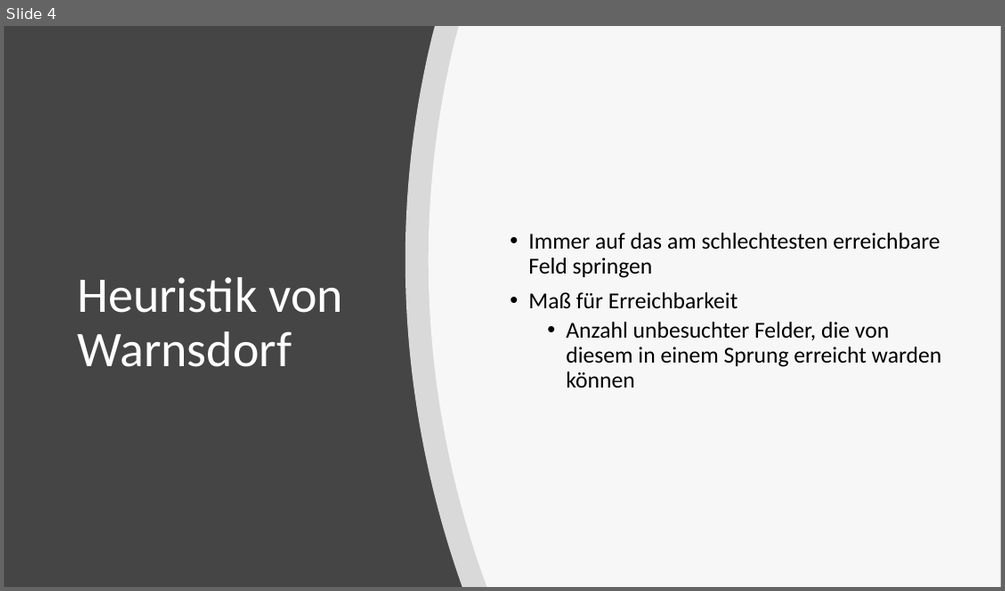
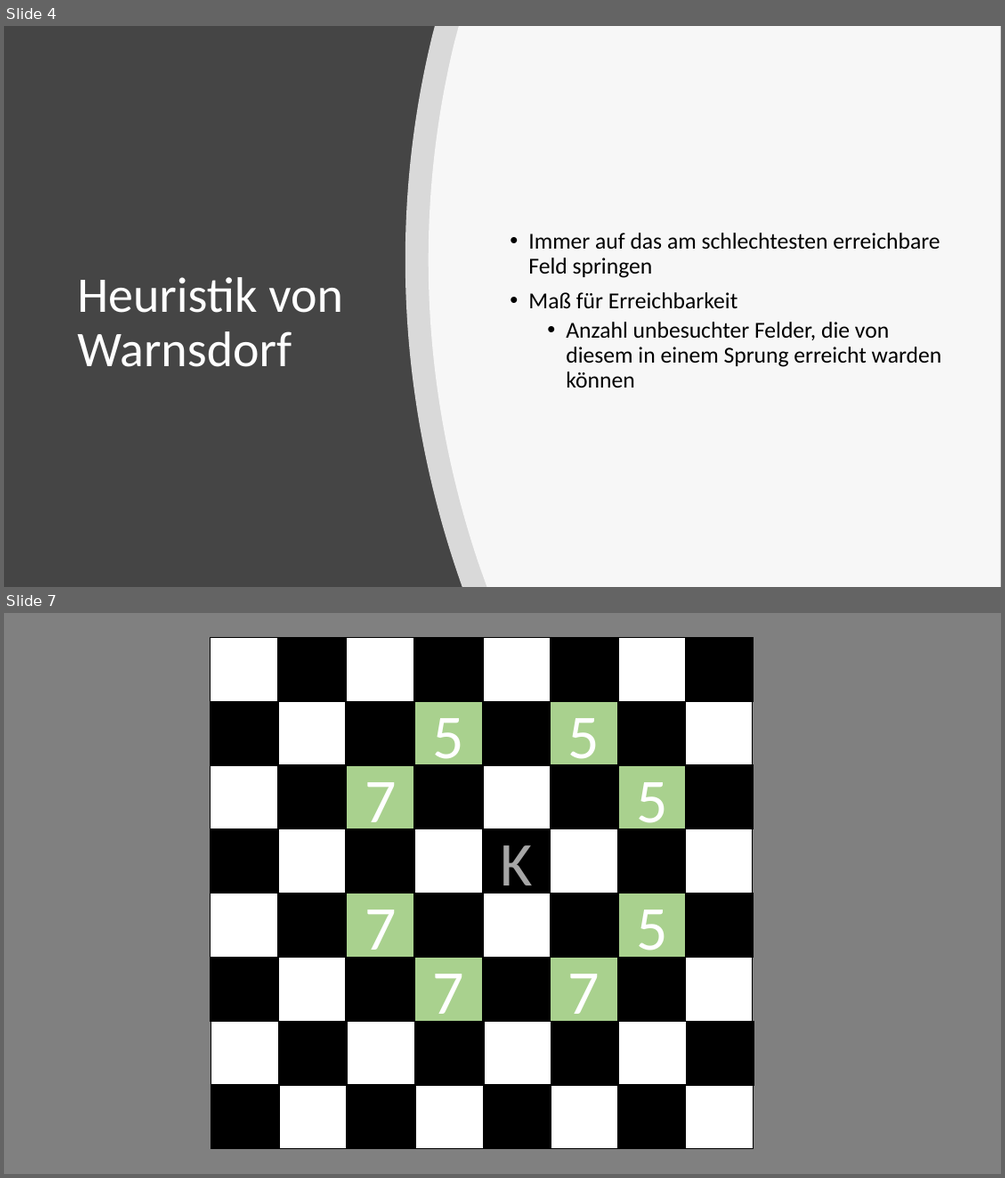
Before and after one commit to schmalzer/forth-project, a slide deck: presentation/vss_1.pptx. Shown one above the other, each under a label of ours: slide 4 before the commit, slides 4 and 7 after it; the slides between them are not shown. The pictures are 1005x591 and 1005x1178 pixels, drawn with LibreOffice and Linux fonts; fonts in the diff are those of the drawing. Boxes give left, top, right and bottom in pixels: in the first picture for what was removed or moved away, otherwise in the second. Text is boxed around its words. In the diff, an @@ line names an element or a change of style, - is before the commit and + after.

```diff
--- a/presentation/vss_1.pptx
+++ b/presentation/vss_1.pptx
@@ slide 7 added at <box>4,613,1001,1174</box>, background #808080 @@
@@ group added at <box>210,638,754,1149</box>: 64 rectangles @@
+7
+7
+7
+5
+K
+7
+5
+5
+5
```
Also in this commit, not shown: 1 slide changed, 6 other slides added, 1 slide removed.
